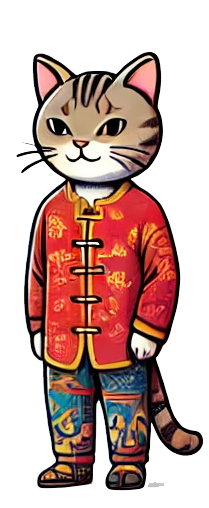
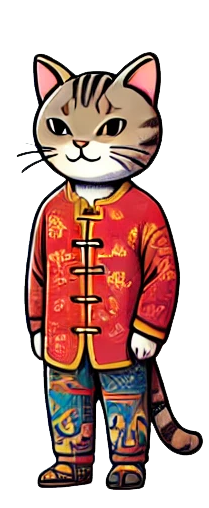
The second 209×508 image is a revision of the first. Changes to its layers:
painted on "Hindi (hi)" over [16, 51, 204, 491]
hid "Background" over [16, 51, 204, 491]
